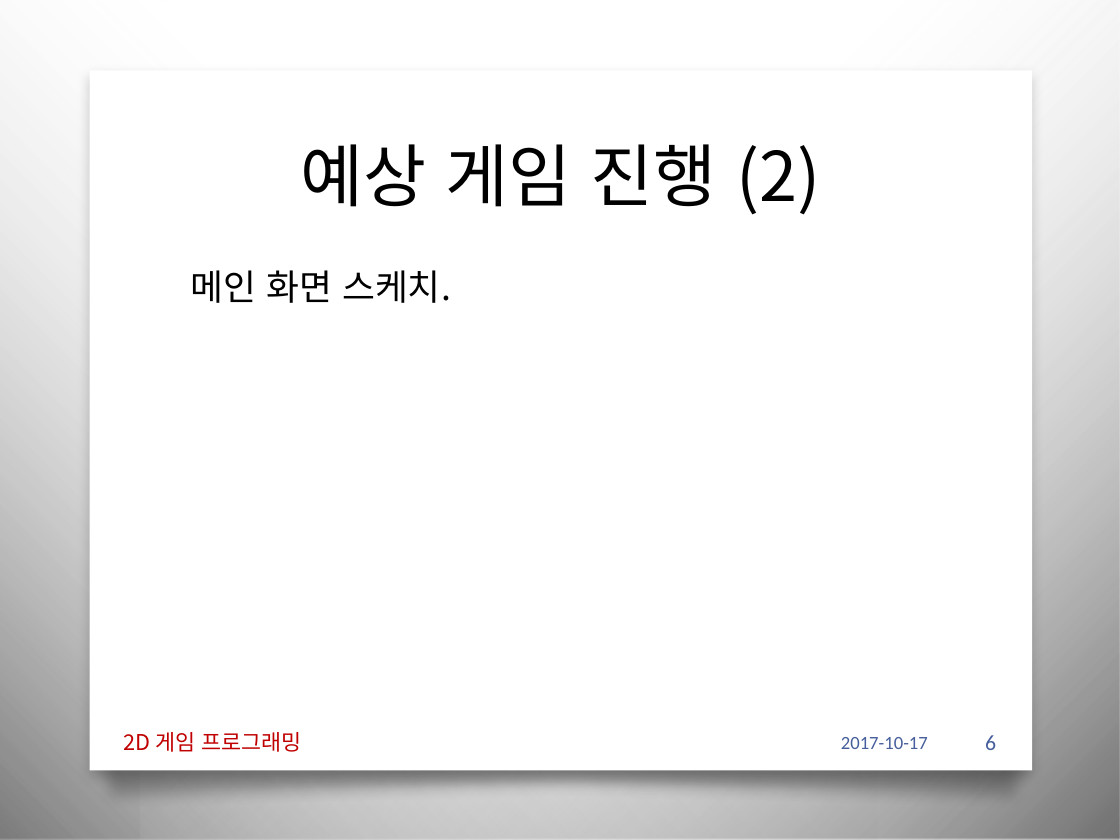
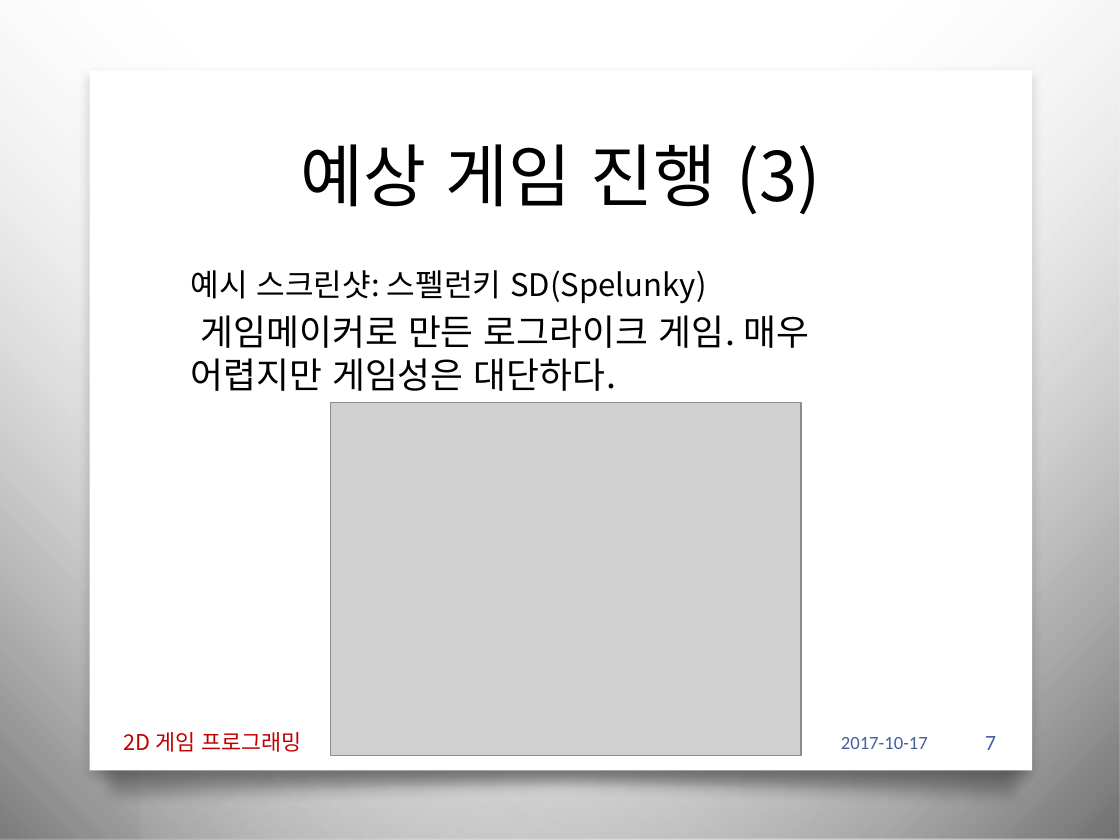
Before and after one commit to iconstudio/2017-Platformer, a slide deck: slide 7 of slides/2017_2DGP_1차발표.pptx (slide 6 before the commit). Drawn at 1120x840 pixels with LibreOffice and Linux fonts; fonts in the diff are those of the drawing; grey boxes stand for pictures; background and template pictures are left out. Boxes give left, top, right and bottom in pixels: in the first picture for what was removed or moved away, otherwise in the second. Text is boxed around its words. In the diff, an @@ line names an element or a change of style, - is before the commit and + after.

```diff
--- a/slides/2017_2DGP_1차발표.pptx
+++ b/slides/2017_2DGP_1차발표.pptx
@@ title at (x1=301, y1=144, x2=820, y2=215): text changed @@
-예상 게임 진행 (2)
+예상 게임 진행 (3)
@@ text at (x1=190, y1=270, x2=809, y2=391): text changed @@
-메인 화면 스케치.
+예시 스크린샷: 스펠런키 SD(Spelunky)
+게임메이커로 만든 로그라이크 게임. 매우 어렵지만 게임성은 대단하다.
@@ picture added at (x1=330, y1=402, x2=801, y2=755) @@
@@ page number at (x1=985, y1=736, x2=996, y2=750): text changed @@
-6
+7
```
Also in this commit, not shown: 8 other slides changed, 2 slides added, 4 other files.
